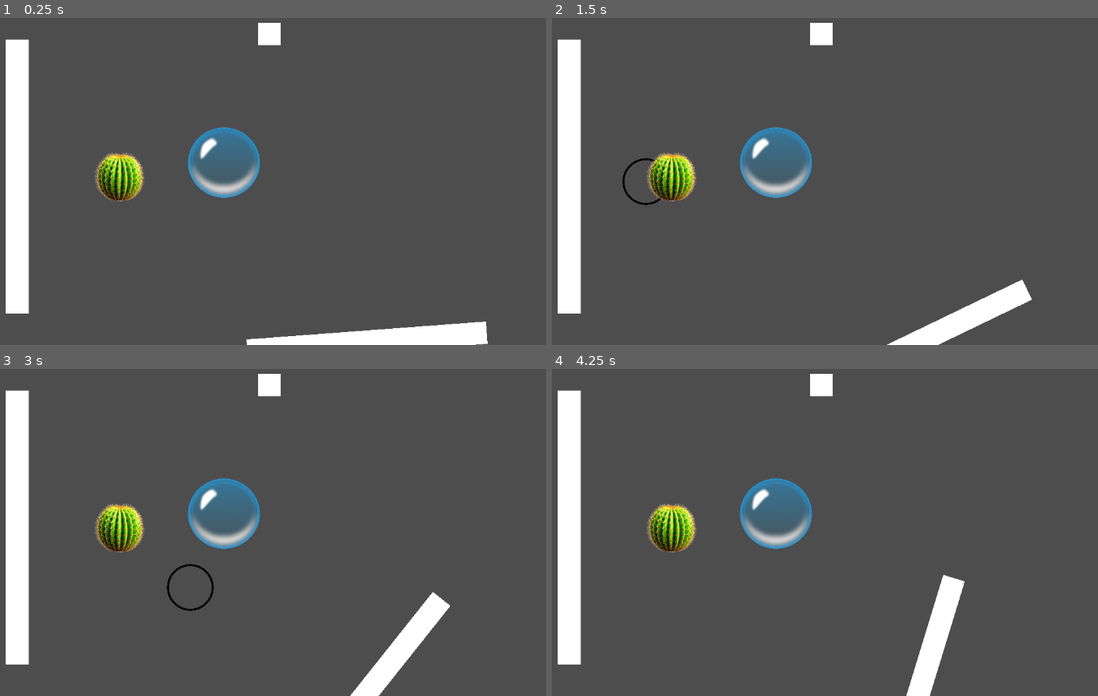
Above: before the commit, frames 1-4 (two rows, left to right).
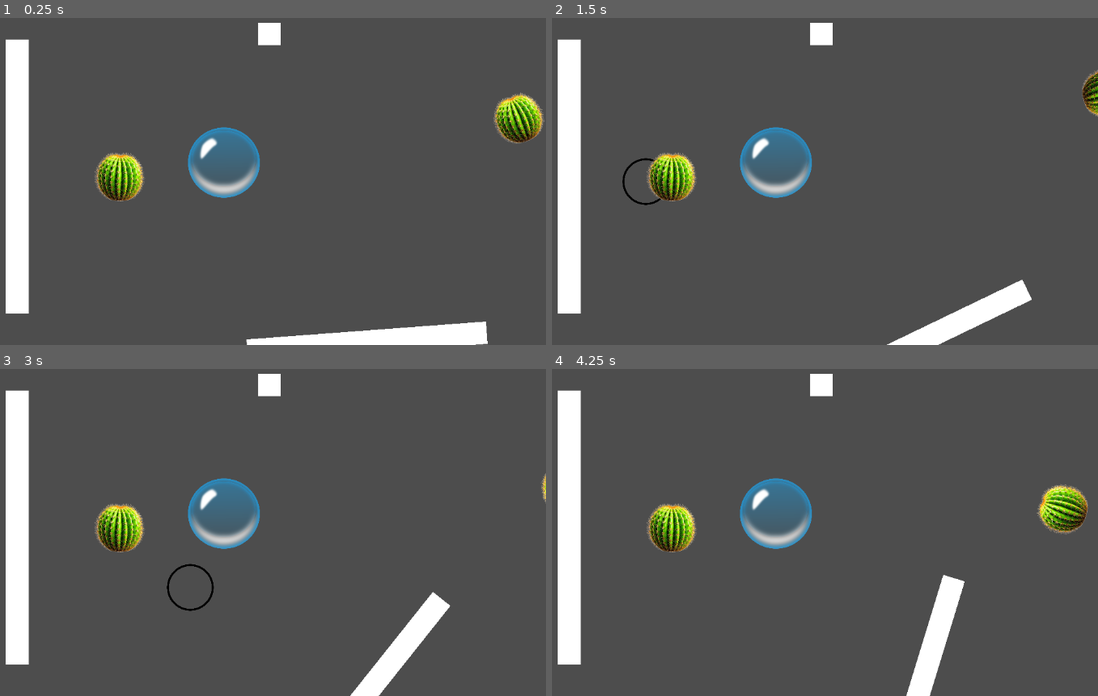
Above: after the commit, the same moments.

Repository: vjant118/bubbles
Game: Godot game, scene res://Actors/Level Scenes/testing_scene.tscn
Two runs of this game, one before a commit and one after it. Both use one fixed random seed, a clock stepped at 60 frames per second and the inputs below. This scene is started directly instead of the project's main scene.
Inputs (mouse positions are in pixels of both pictures, inside the frame that each line leads up to):
- Up to frame 1 (0.25 s): no input
- Up to frame 2 (1.5 s): move the mouse to (917, 145) at 0.52 s; click (917, 145) at 0.67 s; move the mouse to (644, 181) at 1.27 s; click (644, 181) at 1.42 s
- Up to frame 3 (3 s): move the mouse to (289, 434) at 2.02 s; click (289, 434) at 2.17 s; move the mouse to (191, 588) at 2.77 s; click (191, 588) at 2.92 s
- Up to frame 4 (4.25 s): move the mouse to (966, 568) at 3.52 s; click (966, 568) at 3.67 s

The runs differ from the first frame. In frame 1, 1.1% of the frame differs, in the area x 90-100%, y 22-39%; in frame 2, 0.3%; in frame 3, less than 0.1%; in frame 4, 1.1%.

Commit message:
Added moving objects using paths

Diff:
--- /dev/null
+++ b/blowing-bubbles/Actors/Game Object Scenes/Object Scripts/pathFollow2D.gd
@@ -0,0 +1,10 @@
+extends PathFollow2D
+
+var speed = 0.2
+
+# Called every frame. 'delta' is the elapsed time since the previous frame.
+func _process(delta: float) -> void:
+	loop_movement(delta)
+
+func loop_movement(delta):
+	progress_ratio += delta * speed
--- a/blowing-bubbles/Actors/Level Scenes/level_01.tscn
+++ b/blowing-bubbles/Actors/Level Scenes/level_01.tscn
@@ -7,6 +7,7 @@
 [ext_resource type="PackedScene" uid="uid://bqg43s3ikgk50" path="res://Actors/Game Object Scenes/bubble.tscn" id="5_v4fra"]
 [ext_resource type="PackedScene" uid="uid://bw26fn0vm8sks" path="res://Actors/Game Object Scenes/mouseblower.tscn" id="6_hp85b"]
 [ext_resource type="PackedScene" uid="uid://h7cutrbg4ins" path="res://Actors/Game Object Scenes/rotatingWall.tscn" id="7_y0gpl"]
+[ext_resource type="Script" uid="uid://cpn1ae4ew325j" path="res://Actors/Game Object Scenes/Object Scripts/pathFollow2D.gd" id="8_of5rc"]
 
 [sub_resource type="TileSetAtlasSource" id="TileSetAtlasSource_pl2qr"]
 texture = ExtResource("2_y0gpl")
@@ -565,6 +566,12 @@
 [sub_resource type="RectangleShape2D" id="RectangleShape2D_of5rc"]
 size = Vector2(2.8726654, 34.973885)
 
+[sub_resource type="Curve2D" id="Curve2D_6481s"]
+_data = {
+"points": PackedVector2Array(0, 0, 0, 0, 2213, -2339, 0, 0, 0, 0, 2208, -1791, 0, 0, 0, 0, 2213, -2339, 0, 0, 0, 0, 2213, -2339)
+}
+point_count = 4
+
 [node name="Level01" type="Node2D" unique_id=1931007585]
 position = Vector2(61, 981)
 
@@ -1233,3 +1240,13 @@
 
 [node name="bubble11" parent="." unique_id=998581611 instance=ExtResource("5_v4fra")]
 position = Vector2(1105, -2686)
+
+[node name="Path2D" type="Path2D" parent="." unique_id=1959532913]
+curve = SubResource("Curve2D_6481s")
+
+[node name="PathFollow2D" type="PathFollow2D" parent="Path2D" unique_id=1583663435]
+position = Vector2(2213, -2339)
+rotation = 1.5799202
+script = ExtResource("8_of5rc")
+
+[node name="SpikeHazard" parent="Path2D/PathFollow2D" unique_id=2025014073 instance=ExtResource("4_6481s")]
--- a/blowing-bubbles/Actors/Level Scenes/testing_scene.tscn
+++ b/blowing-bubbles/Actors/Level Scenes/testing_scene.tscn
@@ -7,9 +7,16 @@
 [ext_resource type="PackedScene" uid="uid://h7cutrbg4ins" path="res://Actors/Game Object Scenes/rotatingWall.tscn" id="5_u8dky"]
 [ext_resource type="PackedScene" uid="uid://b8rvqqyyfg2j4" path="res://Actors/Game Object Scenes/projectile.tscn" id="6_vlli8"]
 [ext_resource type="PackedScene" uid="uid://blc024328w31s" path="res://Actors/Game Object Scenes/projectileShooter.tscn" id="7_20gyl"]
+[ext_resource type="Script" uid="uid://cpn1ae4ew325j" path="res://Actors/Game Object Scenes/Object Scripts/pathFollow2D.gd" id="8_4ytrw"]
 
 [sub_resource type="RectangleShape2D" id="RectangleShape2D_r45yr"]
 size = Vector2(37.5, 487.5)
+
+[sub_resource type="Curve2D" id="Curve2D_psw1n"]
+_data = {
+"points": PackedVector2Array(0, 0, 0, 0, 68, -61, 0, 0, 0, 0, 98, -71, 0, 0, 0, 0, 136, -66, 0, 0, 0, 0, 175, -49, 0, 0, 0, 0, 193, -21, 0, 0, 0, 0, 204, 31, 0, 0, 0, 0, 172, 83, 0, 0, 0, 0, 143, 105, 0, 0, 0, 0, 101, 110, 0, 0, 0, 0, 53, 107, 0, 0, 0, 0, 21, 86, 0, 0, 0, 0, 2, 50, 0, 0, 0, 0, 5, 3, 0, 0, 0, 0, 19, -32, 0, 0, 0, 0, 38, -46, 0, 0, 0, 0, 68, -61)
+}
+point_count = 16
 
 [node name="HitboxTestingScene" type="Node2D" unique_id=103971390]
 
@@ -49,3 +56,16 @@
 
 [node name="ProjectileShooter" parent="." unique_id=1630183063 instance=ExtResource("7_20gyl")]
 position = Vector2(842, 52)
+
+[node name="Path2D" type="Path2D" parent="." unique_id=354179845]
+position = Vector2(919, 194)
+curve = SubResource("Curve2D_psw1n")
+
+[node name="PathFollow2D" type="PathFollow2D" parent="Path2D" unique_id=1608384324]
+position = Vector2(68, -61)
+rotation = -0.32175055
+script = ExtResource("8_4ytrw")
+
+[node name="SpikeHazard" parent="Path2D/PathFollow2D" unique_id=324206565 instance=ExtResource("3_psw1n")]
+position = Vector2(-63.308044, 65.85662)
+rotation = -0.07393904
Not shown, added: blowing-bubbles/Actors/Game Object Scenes/Object Scripts/pathFollow2D.gd.uid
